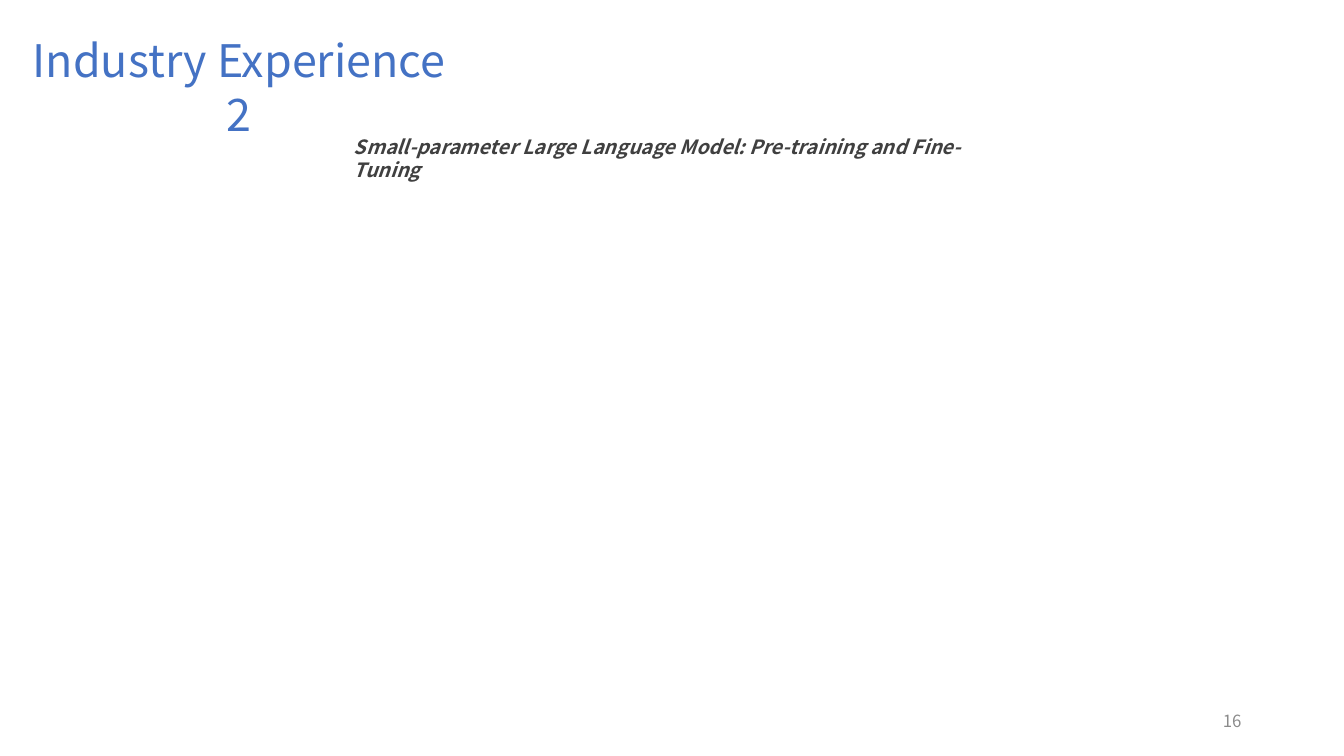
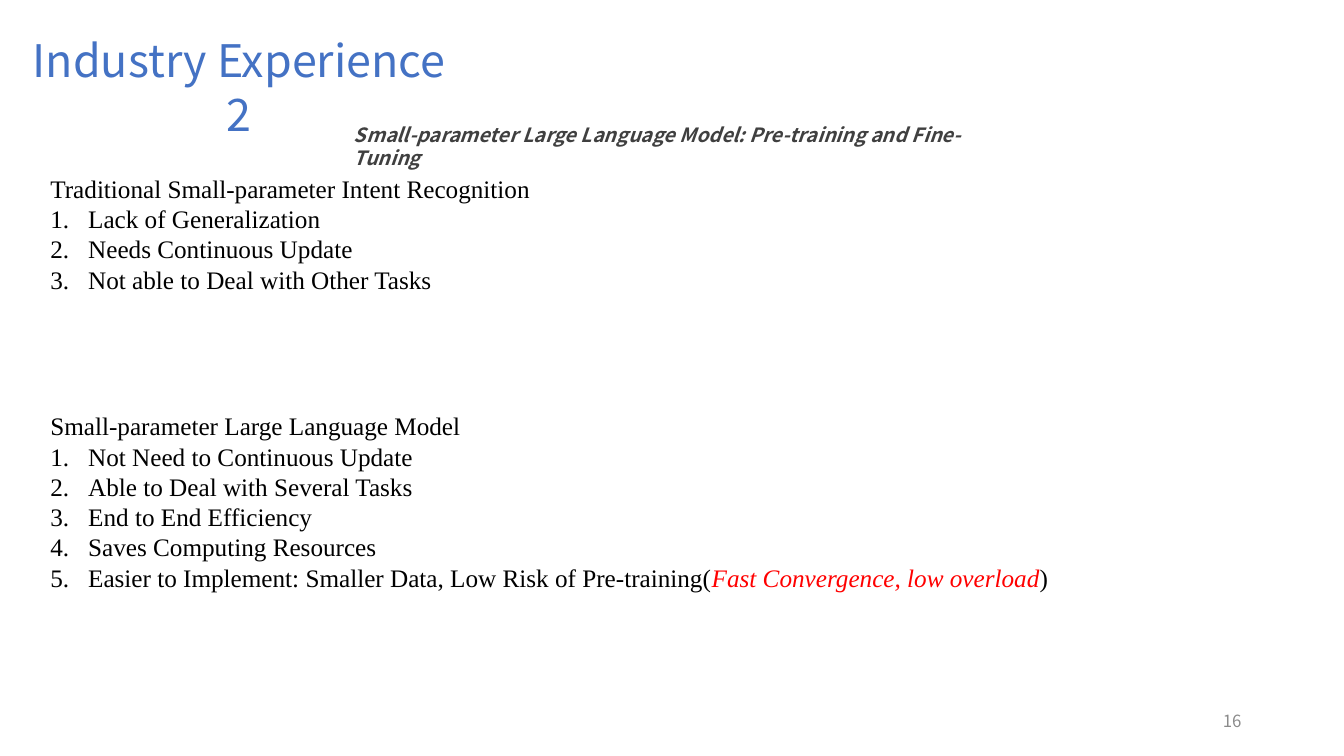
Before and after one commit to FriderickYu/Z3_Ex, a slide deck: slide 16 of Presentation.pptx. Drawn at 1344x756 pixels with LibreOffice and Linux fonts; fonts in the diff are those of the drawing. Boxes give left, top, right and bottom in pixels: in the first picture for what was removed or moved away, otherwise in the second. Text is boxed around its words. In the diff, an @@ line names an element or a change of style, - is before the commit and + after.

```diff
--- a/Presentation.pptx
+++ b/Presentation.pptx
@@ text "Small-parameter Large Language Model: Pre-training ...": place and size @@
-text "Small-parameter Large Language Model: Pre-training ..." at [354, 138, 961, 182]
+text "Small-parameter Large Language Model: Pre-training ..." at [354, 126, 961, 170]
@@ text added at [50, 180, 530, 290], 18 pt, text #000000 @@
+Traditional Small-parameter Intent Recognition
+1. Lack of Generalization
+2. Needs Continuous Update
+3. Not able to Deal with Other Tasks
@@ text added at [50, 417, 1048, 593], 18 pt, text #000000 @@
+Small-parameter Large Language Model
+1. Not Need to Continuous Update
+2. Able to Deal with Several Tasks
+3. End to End Efficiency
+4. Saves Computing Resources
+5. Easier to Implement: Smaller Data, Low Risk of Pre-training(Fast Convergence, low overload)
```
Also in this commit, not shown: 6 other slides changed, 1 slide added, 1 slide removed, 5 other files.
